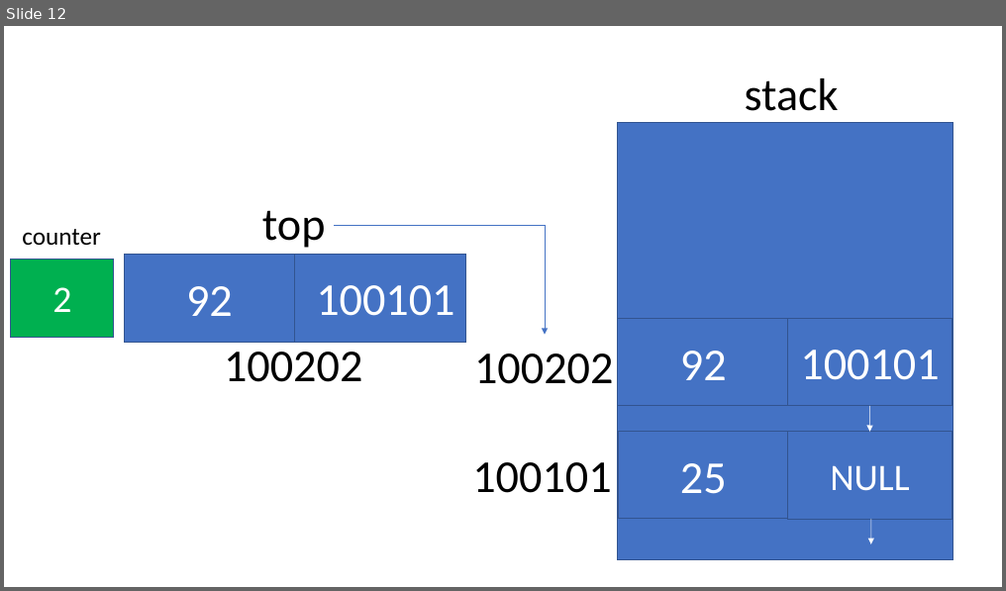
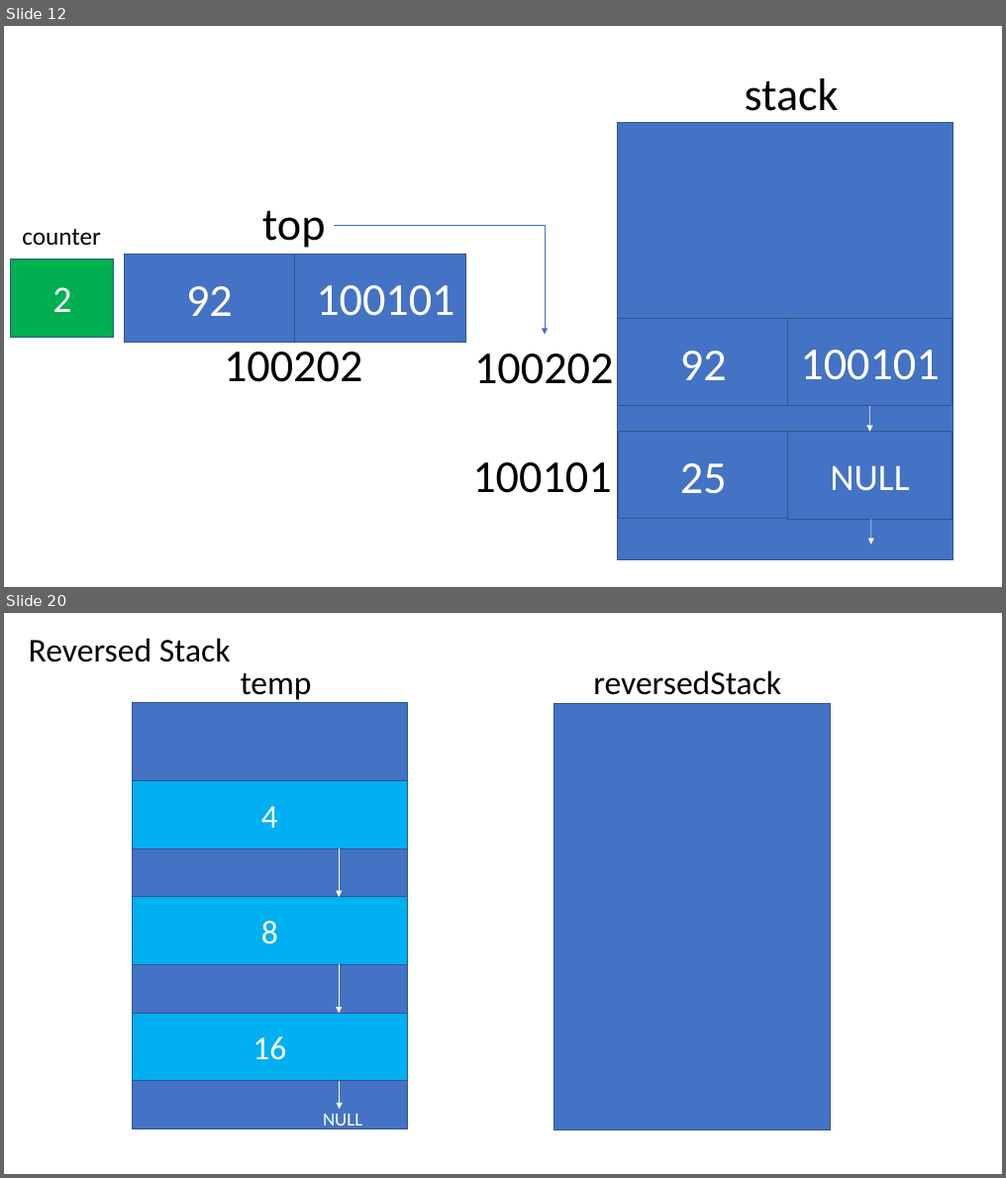
Before and after one commit to mysCod3r/BMI2123-Data-Structures, a slide deck: presentation.pptx. Shown one above the other, each under a label of ours: slide 12 before the commit, slides 12 and 20 after it; the slides between them are not shown. The pictures are 1006x591 and 1006x1178 pixels, drawn with LibreOffice and Linux fonts; fonts in the diff are those of the drawing. Boxes give left, top, right and bottom in pixels: in the first picture for what was removed or moved away, otherwise in the second. Text is boxed around its words. In the diff, an @@ line names an element or a change of style, - is before the commit and + after.

```diff
--- a/presentation.pptx
+++ b/presentation.pptx
@@ slide 20 added at [4,613,1002,1174], background #FFFFFF @@
@@ text added at [29,638,231,663], 32 pt, text #000000 @@
+Reversed Stack
@@ text added at [593,670,781,695], 32 pt, text #000000 @@
+reversedStack
@@ text added at [241,672,312,700], 32 pt, text #000000 @@
+temp
@@ rectangle added at [132,703,408,1130], fill #4472C4, outline #325491 1 pt @@
@@ rectangle added at [554,703,831,1131], fill #4472C4, outline #325491 1 pt @@
@@ rectangle added at [132,780,408,849], fill #00B0F0, outline #325491 1 pt, 32 pt, text #FFFFFF @@
+4
@@ arrow added from (339, 849) to (339, 897), #FFFFFF 0.5 pt @@
@@ rectangle added at [132,897,408,965], fill #00B0F0, outline #325491 1 pt, 32 pt, text #FFFFFF @@
+8
@@ arrow added from (339, 964) to (339, 1014), #FFFFFF 0.5 pt @@
@@ rectangle added at [132,1014,408,1081], fill #00B0F0, outline #325491 1 pt, 32 pt, text #FFFFFF @@
+16
@@ arrow added from (340, 1081) to (340, 1109), #FFFFFF 0.5 pt @@
@@ text added at [323,1114,362,1132], 18 pt, text #FFFFFF @@
+NULL
```
Also in this commit, not shown: 2 slides changed, 16 other slides added, 6 other files.
